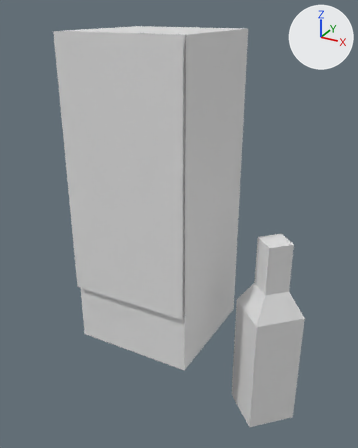
An edit to the Blender file TacoSpikyLightbulb/Assets/VecMeshes/EDITOR/editor.blend, drawn before and after from the same camera.
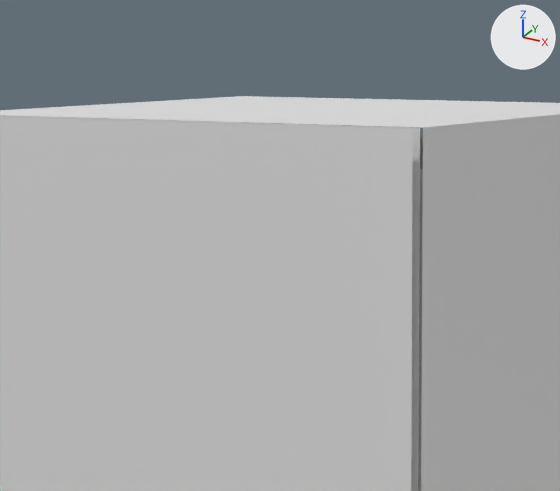
Each version appears first whole from a 50 mm camera at (3.97, -6.57, 5.31) aimed at (0.45, -0.17, 2.11), and next in a close-up on the part from 20% to 62% of the width and 0% to 30% of the height. The axes (+X, +Y, +Z) are drawn at upper right. The lights are the same throughout.

The first close-up shows 'base', 'door'.
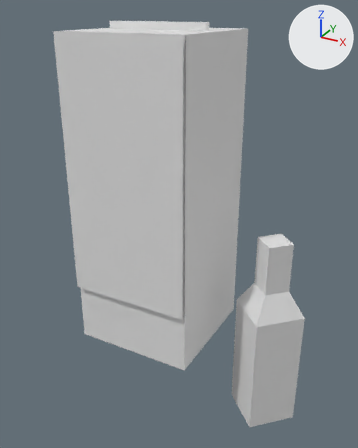
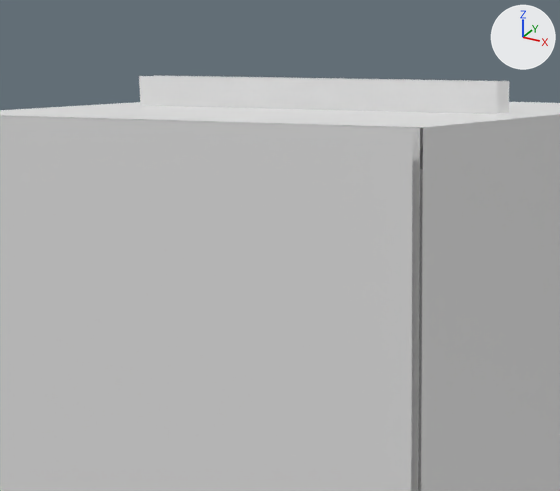
Changed parts and their boxes (x1, y1, x2, y2) in the close-ups (560 x 491 px):
```json
{"object": "base.001", "change": "added", "after": [139, 75, 509, 150]}
```

Edits to the scene script, one JSON object a line:
```json
{"op": "add", "block": "me_cube_058", "code": ["me_cube_058 = bpy.data.meshes.new('Cube.058')", "me_cube_058.from_pydata(...)  # 36 vertices, 12 faces; spans x -1.0..1.0, y -0.1..0.1, z 0.0..5.11"]}
{"op": "add", "block": "ob_base_001", "code": ["ob_base_001 = bpy.data.objects.new('base.001', me_cube_058)", "ob_base_001.location = (0.0, 0.0, 0.0)"]}
```
